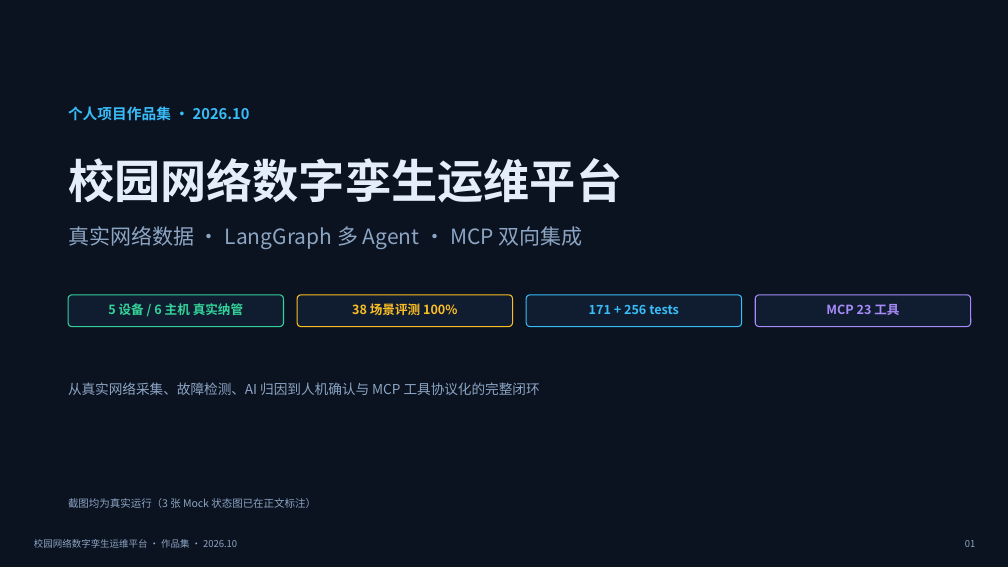
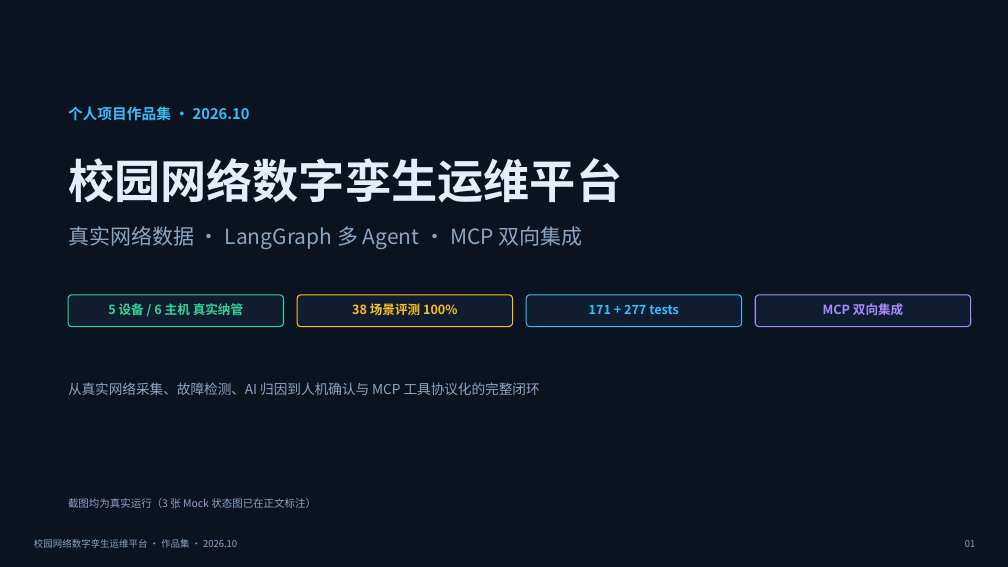
Before and after one commit to zz-147/campus-twin, a slide deck: slide 1 of docs/校园网络数字孪生运维平台-作品集.pptx. Drawn at 1008x567 pixels with LibreOffice and Linux fonts; fonts in the diff are those of the drawing. Boxes give left, top, right and bottom in pixels: in the first picture for what was removed or moved away, otherwise in the second. Text is boxed around its words. In the diff, an @@ line names an element or a change of style, - is before the commit and + after.

```diff
--- a/docs/校园网络数字孪生运维平台-作品集.pptx
+++ b/docs/校园网络数字孪生运维平台-作品集.pptx
@@ text at [589,304,679,314]: text changed @@
-171 + 256 tests
+171 + 277 tests
@@ text at [823,303,903,315]: text changed @@
-MCP 23 工具
+MCP 双向集成
```
Also in this commit, not shown: 3 other slides changed, 8 other files.
